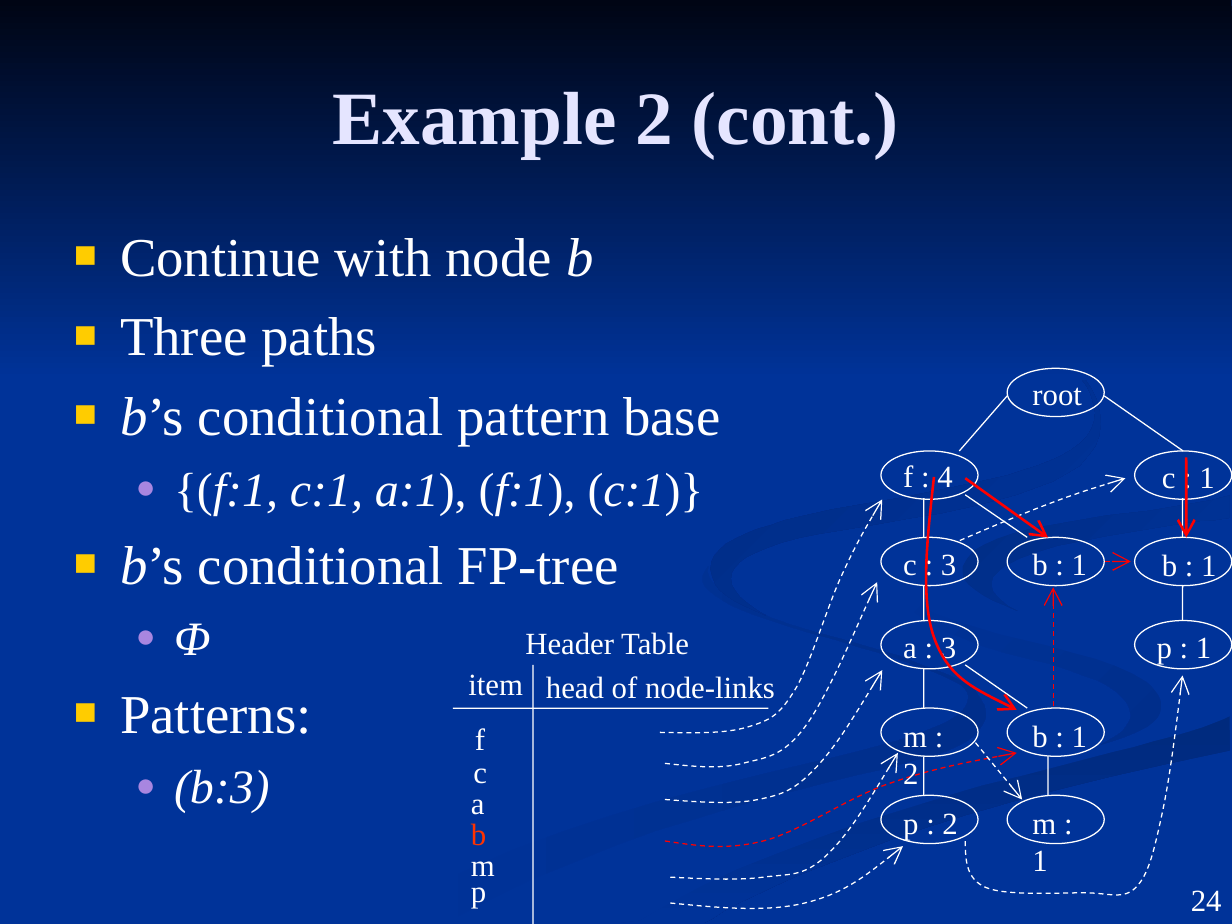
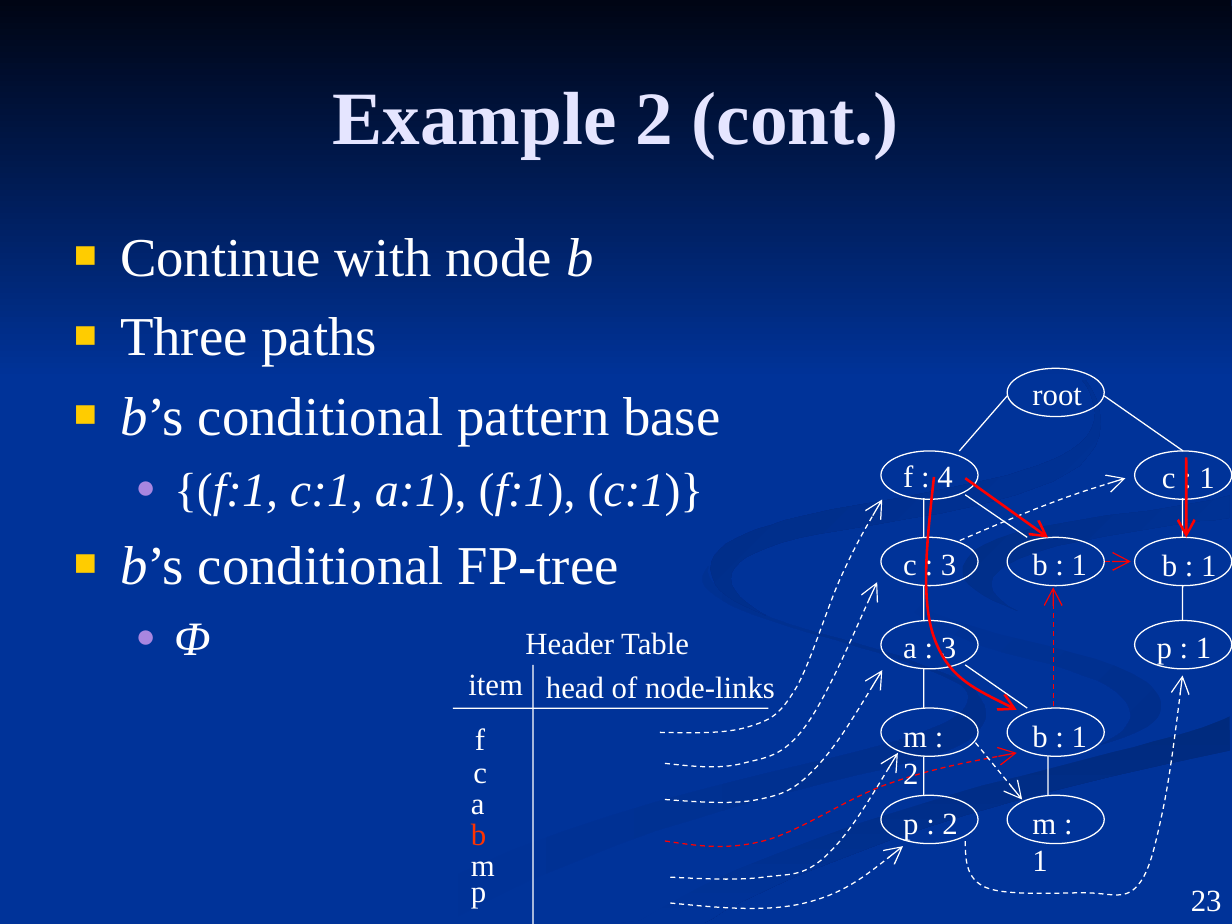
Before and after one commit to dannywassouf/the-second-year, a slide deck: slide 23 of fp- Growth Tree.ppt (slide 24 before the commit). Drawn at 1232x924 pixels with LibreOffice and Linux fonts; fonts in the diff are those of the drawing. Boxes give left, top, right and bottom in pixels: in the first picture for what was removed or moved away, otherwise in the second. Text is boxed around its words. In the diff, an @@ line names an element or a change of style, - is before the commit and + after.

```diff
--- a/fp- Growth Tree.ppt
+++ b/fp- Growth Tree.ppt
@@ text at [120,697,311,813]: paragraphs removed @@
-■ Patterns:
-  ● (b:3)
@@ page number at [1191,890,1222,912]: text changed @@
-24
+23
```
Also in this commit, not shown: 5 other slides changed, 1 slide removed.
